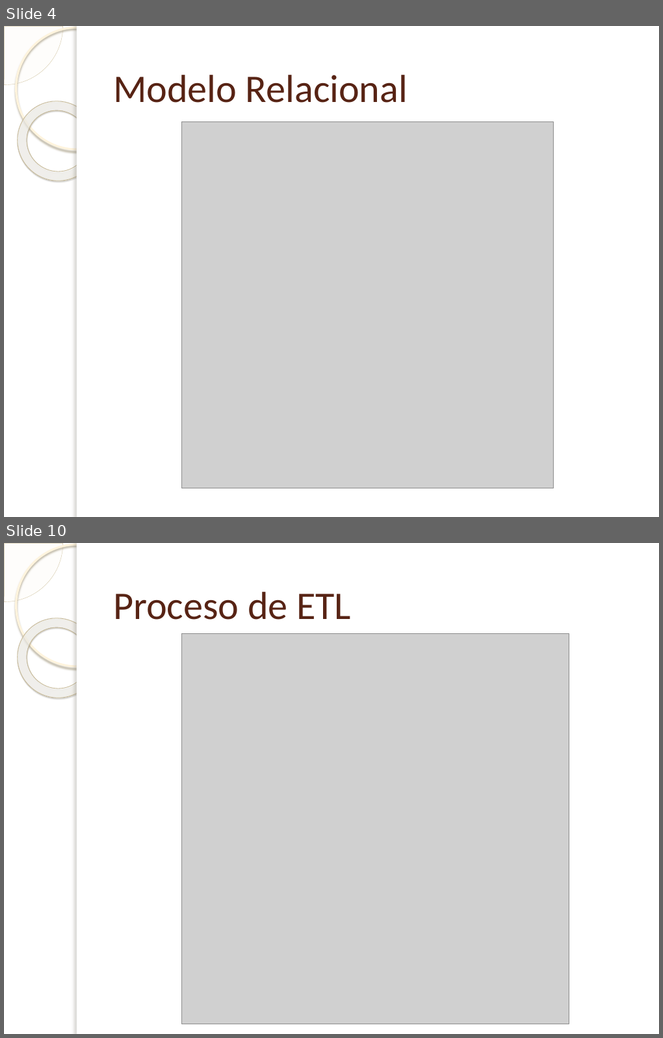
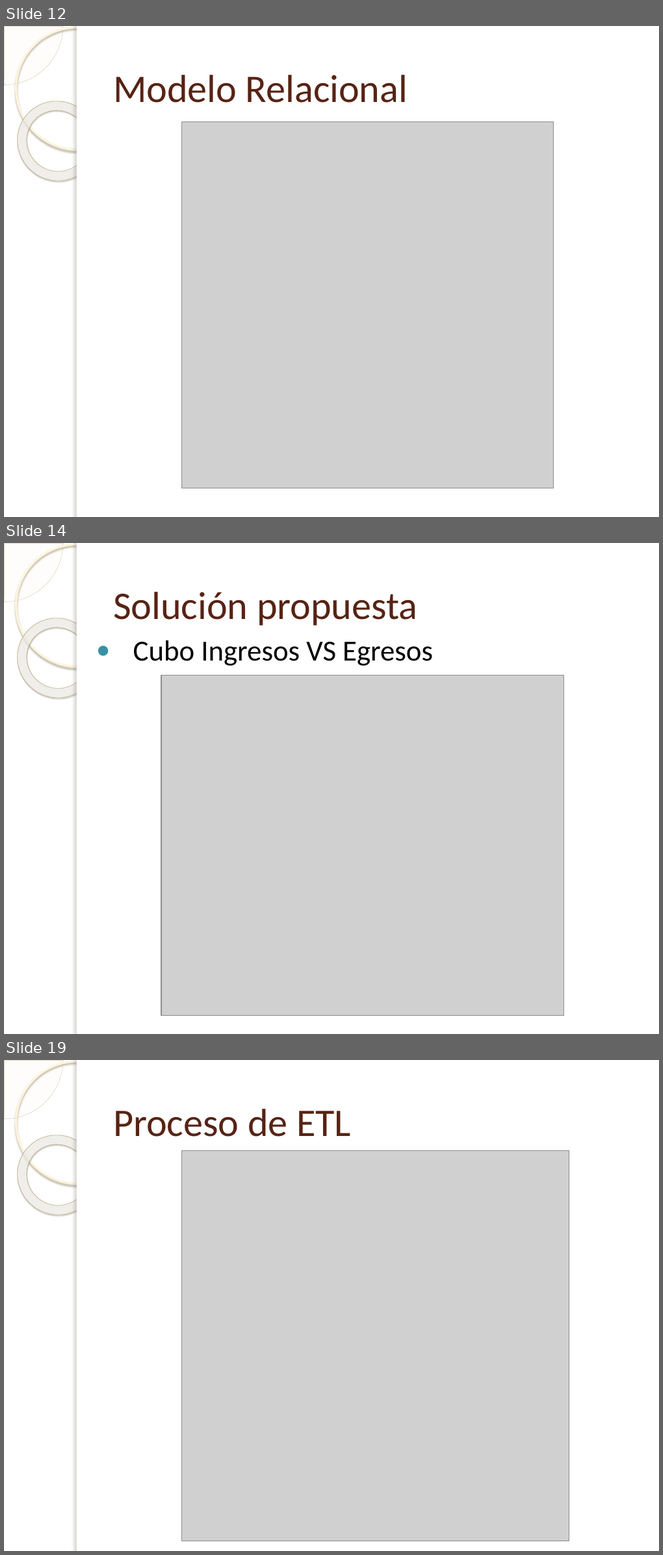
Before and after one commit to gsenergin/hydro2011, a slide deck: [SG2]/Informe FINAL/Presentacion-Abraham-Botta-FratteV2.0.pptx. Shown one above the other, each under a label of ours: slides 4 and 10 before the commit, slides 12, 14 and 19 after it; the slides between them are not shown. The pictures are 663x1038 and 663x1555 pixels, drawn with LibreOffice and Linux fonts; fonts in the diff are those of the drawing; grey boxes stand for pictures; background and template pictures are left out. Boxes give left, top, right and bottom in pixels: in the first picture for what was removed or moved away, otherwise in the second. Text is boxed around its words. In the diff, an @@ line names an element or a change of style, - is before the commit and + after.

```diff
--- a/[SG2]/Informe FINAL/Presentacion-Abraham-Botta-FratteV2.0.pptx
+++ b/[SG2]/Informe FINAL/Presentacion-Abraham-Botta-FratteV2.0.pptx
@@ slide 14 added at <box>4,543,659,1034</box>, background picture (left out); not listed: 5 template elements that a slide beside it also shows @@
@@ title added at <box>113,592,418,626</box>, 43 pt, text #572314 @@
+Solución propuesta
@@ text added at <box>133,641,433,666</box>, 32 pt, text #000000 @@
+● Cubo Ingresos VS Egresos
@@ picture added at <box>161,676,564,1016</box> @@
@@ what was slide 4 is now slide 12 @@
@@ what was slide 10 is now slide 19 @@
```
Also in this commit, not shown: 11 slides changed, 10 other slides added, 1 other file.
